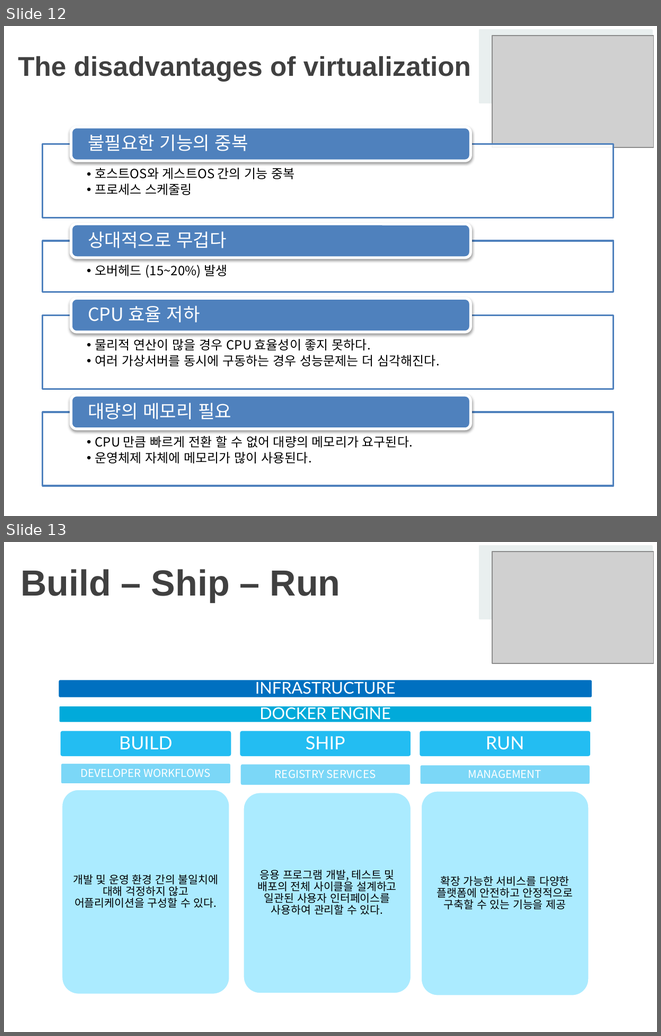
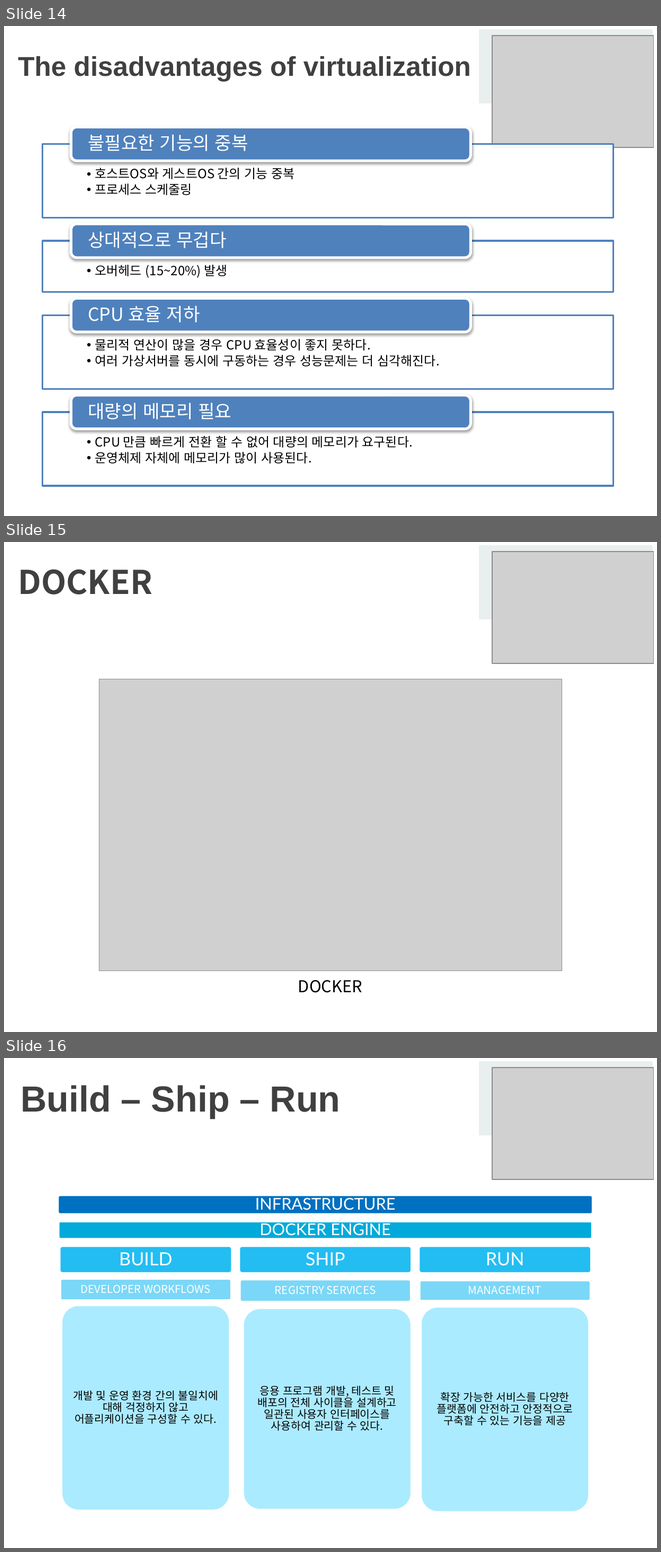
Before and after one commit to rndlr96/Conference-Data, a slide deck: pandog_docker[4.26].pptx. Shown one above the other, each under a label of ours: slides 12 and 13 before the commit, slides 14, 15 and 16 after it. The pictures are 661x1036 and 661x1552 pixels, drawn with LibreOffice and Linux fonts; fonts in the diff are those of the drawing; grey boxes stand for pictures; background and template pictures are left out. Boxes give left, top, right and bottom in pixels: in the first picture for what was removed or moved away, otherwise in the second. Text is boxed around its words. In the diff, an @@ line names an element or a change of style, - is before the commit and + after.

```diff
--- a/pandog_docker[4.26].pptx
+++ b/pandog_docker[4.26].pptx
@@ slide 15 added at [4,542,657,1032], background picture (left out) @@
@@ rectangle added at [479,547,652,618], fill #E9EFEF, outline #E9EFEF 2 pt @@
@@ picture added at [493,552,654,663] @@
@@ title added at [18,569,152,594], 36 pt, text #404040, bold @@
+DOCKER
@@ rectangle added at [479,620,652,691], fill #FFFFFF, outline #FFFFFF 2 pt @@
@@ picture added at [99,679,562,971] @@
@@ text added at [298,980,362,992], 18 pt, text #000000 @@
+DOCKER
@@ what was slide 12 is now slide 14 @@
@@ what was slide 13 is now slide 16 @@
```
Also in this commit, not shown: 5 slides changed, 1 other slide added.
